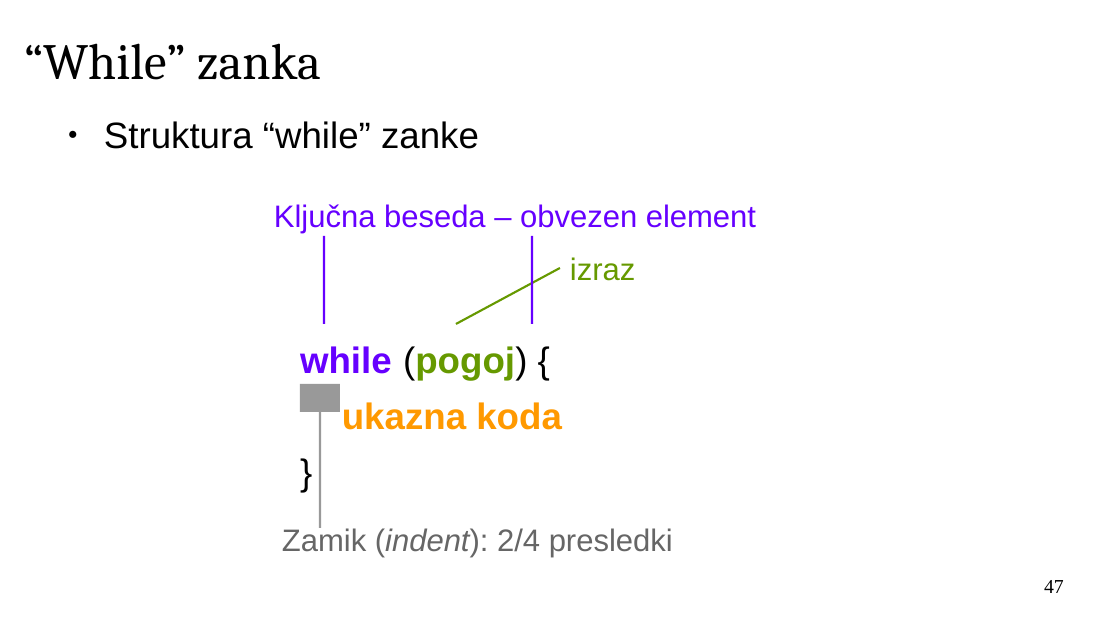
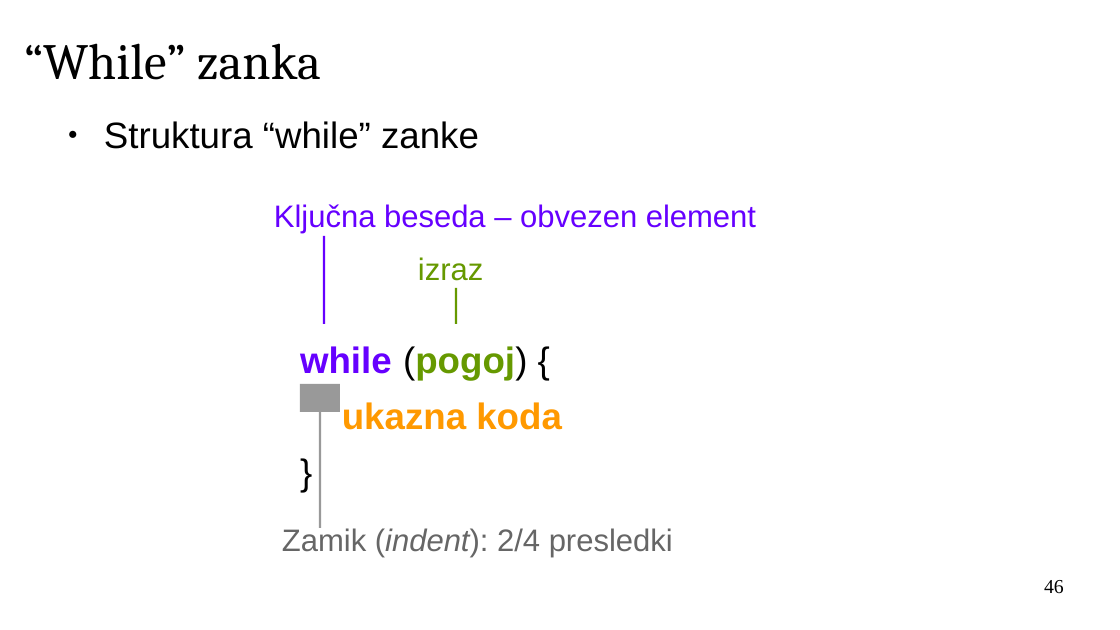
Before and after one commit to janaobsteter/R_tecaj, a slide deck: slide 46 of IT_Rtecaj.odp (slide 47 before the commit). Drawn at 1120x630 pixels with LibreOffice and Linux fonts; fonts in the diff are those of the drawing; background and template pictures are left out. Boxes give left, top, right and bottom in pixels: in the first picture for what was removed or moved away, otherwise in the second. Text is boxed around its words. In the diff, an @@ line names an element or a change of style, - is before the commit and + after.

```diff
--- a/IT_Rtecaj.odp
+++ b/IT_Rtecaj.odp
@@ line removed from (533, 324) to (533, 236) @@
@@ text "izraz": place and size @@
-text "izraz" at <box>570,257,635,281</box>
+text "izraz" at <box>418,257,483,281</box>
@@ line moved from (456, 324) - (560, 268) to (456, 324) - (456, 288) @@
@@ page number at <box>1044,580,1064,594</box>: text changed @@
-47
+46
```
Also in this commit, not shown: 10 other slides changed, 17 slides added, 1 other file.
